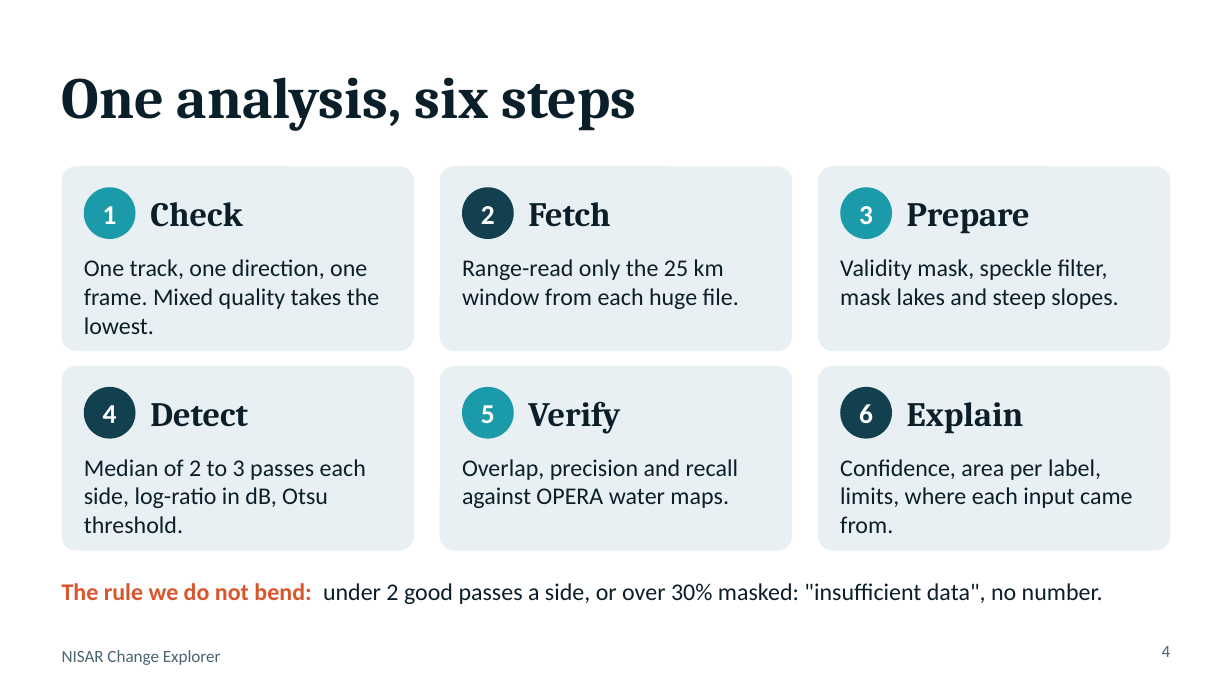
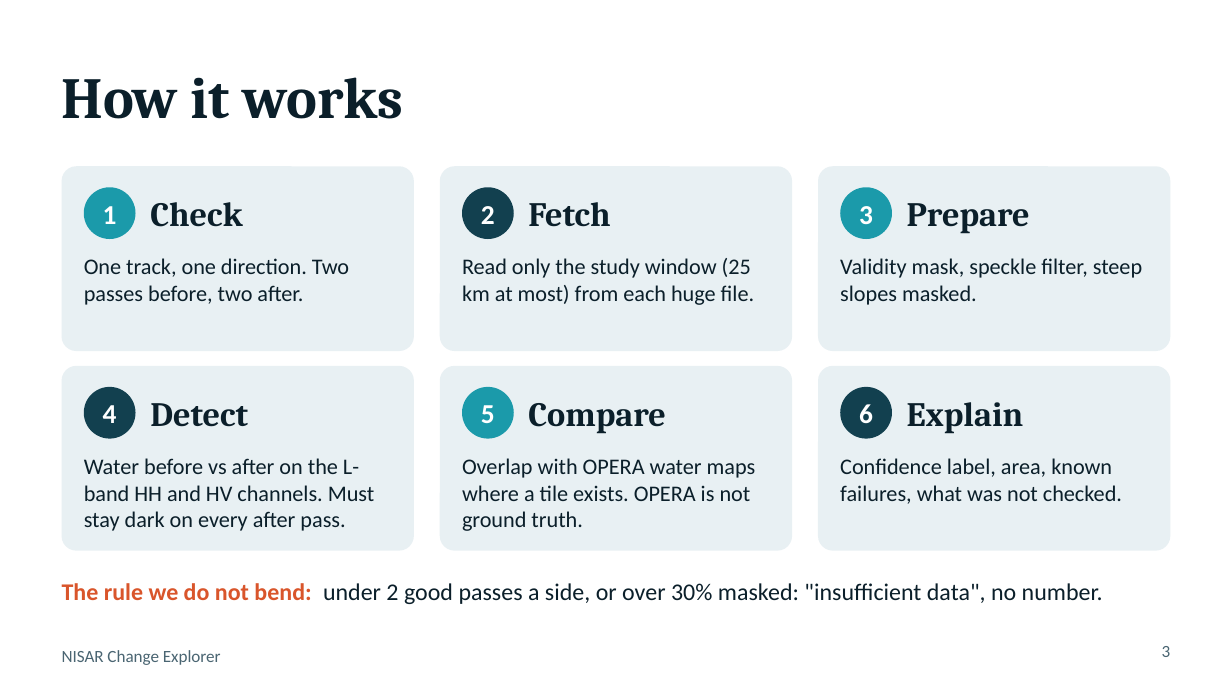
Before and after one commit to abilashprabakar27-ctrl/nisar, a slide deck: slide 3 of science/docs/NISAR_Change_Explorer.pptx (slide 4 before the commit). Drawn at 1232x693 pixels with LibreOffice and Linux fonts; fonts in the diff are those of the drawing. Boxes give left, top, right and bottom in pixels: in the first picture for what was removed or moved away, otherwise in the second. Text is boxed around its words. In the diff, an @@ line names an element or a change of style, - is before the commit and + after.

```diff
--- a/science/docs/NISAR_Change_Explorer.pptx
+++ b/science/docs/NISAR_Change_Explorer.pptx
@@ text at [62,77,404,119]: text changed @@
-One analysis, six steps
+How it works
@@ text at [84,258,349,305]: text changed; size 14 to 13 pt @@
-One track, one direction, one frame. Mixed quality takes the lowest.
+One track, one direction. Two passes before, two after.
@@ text at [462,258,754,305]: text changed; size 14 to 13 pt @@
-Range-read only the 25 km window from each huge file.
+Read only the study window (25 km at most) from each huge file.
@@ text at [840,258,1142,305]: text changed; size 14 to 13 pt @@
-Validity mask, speckle filter, mask lakes and steep slopes.
+Validity mask, speckle filter, steep slopes masked.
@@ text at [528,403,666,434]: text changed @@
-Verify
+Compare
@@ text at [84,458,375,531]: text changed; size 14 to 13 pt @@
-Median of 2 to 3 passes each side, log-ratio in dB, Otsu threshold.
+Water before vs after on the L-band HH and HV channels. Must stay dark on every after pass.
@@ text at [462,458,756,531]: text changed; size 14 to 13 pt @@
-Overlap, precision and recall against OPERA water maps.
+Overlap with OPERA water maps where a tile exists. OPERA is not ground truth.
@@ text at [840,458,1122,504]: text changed; size 14 to 13 pt @@
-Confidence, area per label, limits, where each input came from.
+Confidence label, area, known failures, what was not checked.
@@ page number at [1162,646,1171,657]: text changed @@
-4
+3
```
Also in this commit, not shown: 5 other slides changed, 1 slide added, 1 slide removed.
